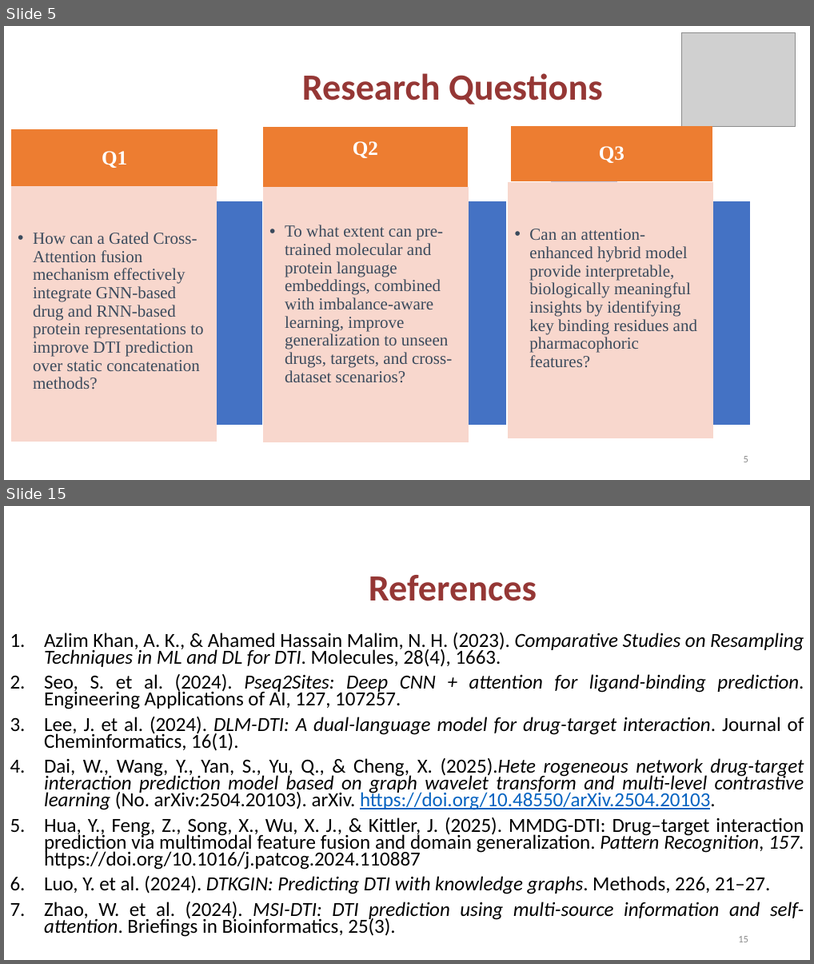
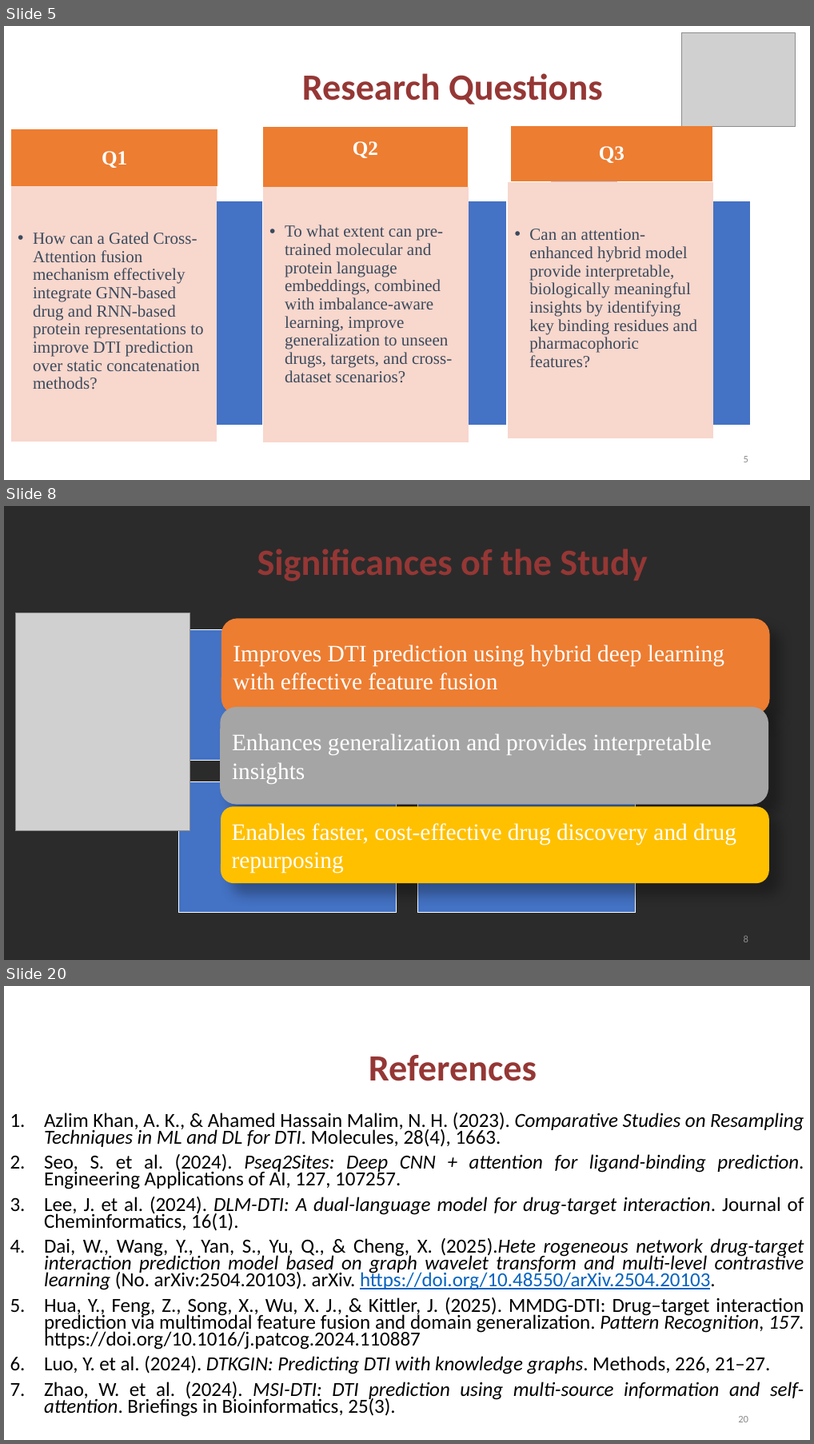
Before and after one commit to jamcy98/Modeling-DTI, a slide deck: Draft_Proposal_Slides.pptx. Shown one above the other, each under a label of ours: slides 5 and 15 before the commit, slides 5, 8 and 20 after it; the slides between them are not shown. The pictures are 814x964 and 814x1444 pixels, drawn with LibreOffice and Linux fonts; fonts in the diff are those of the drawing; grey boxes stand for pictures; background and template pictures are left out; a plain dark background stands for a picture behind light text. Boxes give left, top, right and bottom in pixels: in the first picture for what was removed or moved away, otherwise in the second. Text is boxed around its words. In the diff, an @@ line names an element or a change of style, - is before the commit and + after.

```diff
--- a/Draft_Proposal_Slides.pptx
+++ b/Draft_Proposal_Slides.pptx
@@ slide 8 added at (4,506,810,960), background picture (left out) @@
@@ text added at (258,548,647,581), 44 pt, text #953735, bold @@
+Significances of the Study
@@ picture added at (15,613,190,831) @@
@@ rounded rectangle added at (222,619,770,714), fill #ED7D31 @@
@@ text added at (233,644,725,690), 28 pt, text #FFFFFF @@
+Improves DTI prediction using hybrid deep learning with effective feature fusion
@@ rounded rectangle added at (221,707,770,804), fill #A5A5A5 @@
@@ text added at (232,734,712,784), 28 pt, text #FFFFFF @@
+Enhances generalization and provides interpretable insights
@@ group added at (60,629,754,912): 5 rectangles @@
@@ rounded rectangle added at (221,806,770,883), fill #FFC000 @@
@@ text added at (232,823,737,872), 28 pt, text #FFFFFF @@
+Enables faster, cost-effective drug discovery and drug repurposing
@@ page number added at (744,935,749,942), 12 pt, text #8C8C8C @@
+8
@@ what was slide 15 is now slide 20 @@
@@ page number at (738,1416,749,1422): text changed @@
-15
+20
```
Also in this commit, not shown: 7 slides changed, 7 other slides added, 3 slides removed, 52 other files.
